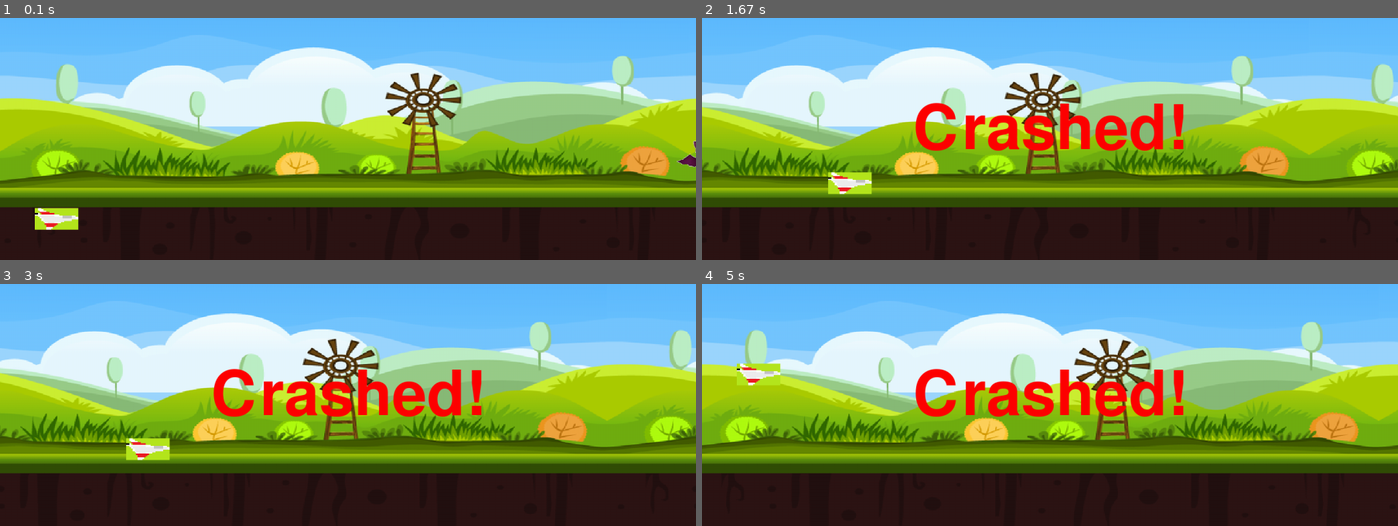
Above: before the commit, frames 1-4 (two rows, left to right).
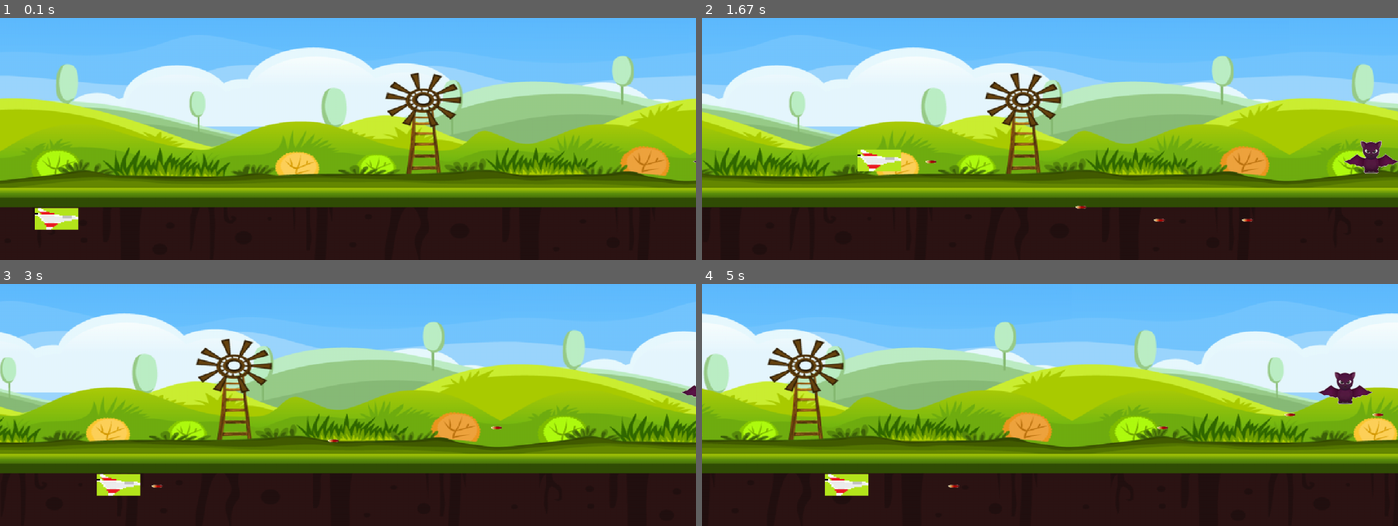
Above: after the commit, the same moments.

Repository: DJmong/Pygame
Game: pygame game, started from main.py
Same seed, same stepped clock (60 frames per second), same inputs: the game is played once before the commit and once after it.
Inputs:
- Up to frame 1 (0.1 s): no input
- Up to frame 2 (1.67 s): tap Ctrl at 0.33, 0.73, 1.03, 1.23, 1.57 s; hold Right 0.67-1.13 s; hold Up 1.17-1.47 s; hold Right from 1.5 s (still down)
- Up to frame 3 (3 s): tap Ctrl at 1.87, 2.07, 2.37, 2.63, 2.97 s; release Right at 1.97 s; hold Left 2-2.53 s; hold Down 2.57-2.87 s; hold Left from 2.9 s (still down)
- Up to frame 4 (5 s): tap Ctrl at 3.27, 3.4, 3.8, 4.1, 4.47, 4.87 s; release Left at 3.3 s; hold Up 3.33-3.7 s; hold Right 3.73-4.37 s; hold Down 4.4-4.77 s; hold Left from 4.8 s (still down)

The runs differ from the first frame. In frame 1, 0.1% of the frame differs, in the area x 97-100%, y 50-62%; in frame 2, 21%; in frame 3, 34%; in frame 4, 39%, in the area x 0-100%, y 12-88%.

Commit message:
Modify Collision Algorythm

Diff:
--- a/main.py
+++ b/main.py
@@ -164,7 +164,7 @@
             random.shuffle(fires)
             fire = fires[0]
 
-        bat.setAccel(-7, 0)
+        bat.setAccel(-1, 0)
         bat_x, bat_y = bat.getLocation()
         if bat_x <= 0:
             bat.setLocation(width, random.randrange(0, height - bat_height))
--- a/source/character.py
+++ b/source/character.py
@@ -72,14 +72,8 @@
     def getHp(self):
         return self.hp
 
-    def __add__(self, hp):
+    def add_hp(self, hp):
         self.hp += hp
-
-    def __sub__(self, hp):
-        self.hp -= hp
-
-
-
 
 class Bullet(Unit):
     def __init__(self, image, owner):
--- a/source/engine.py
+++ b/source/engine.py
@@ -36,10 +36,8 @@
 
 
 
-    if (x_a > x_b and x_a < x_b + w_b) or\
-    (x_a + w_a > y_b and x_a + w_a < x_b + w_b):
-        if (y_a > y_b and y_a < y_b + h_b) or\
-        (y_a + h_a > y_b and y_a + h_a < y_b + h_b):
+    if x_a + w_a > x_b and x_a < x_b + w_b:
+        if y_a + h_a > y_b and y_a < y_b + h_b:
             return True
     return False
 
